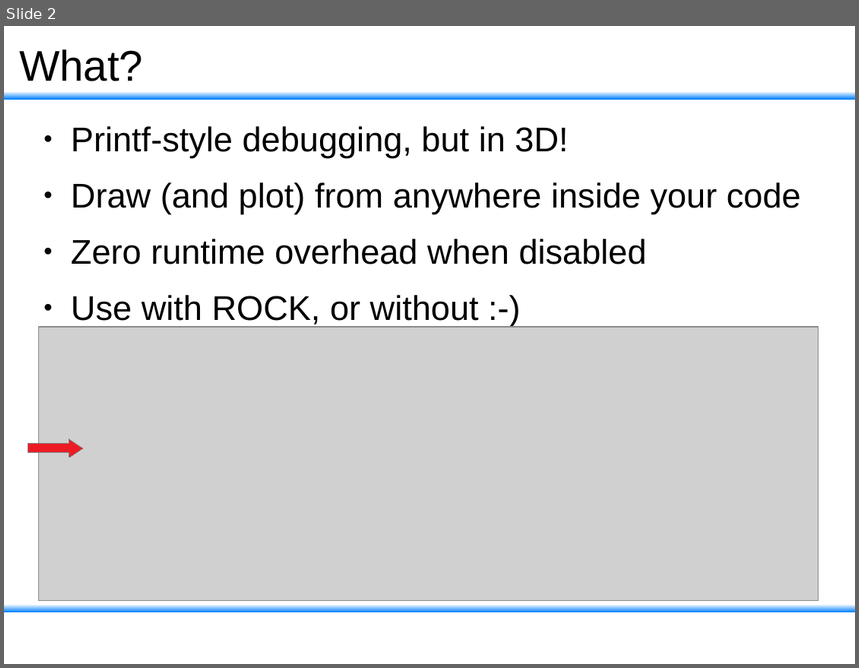
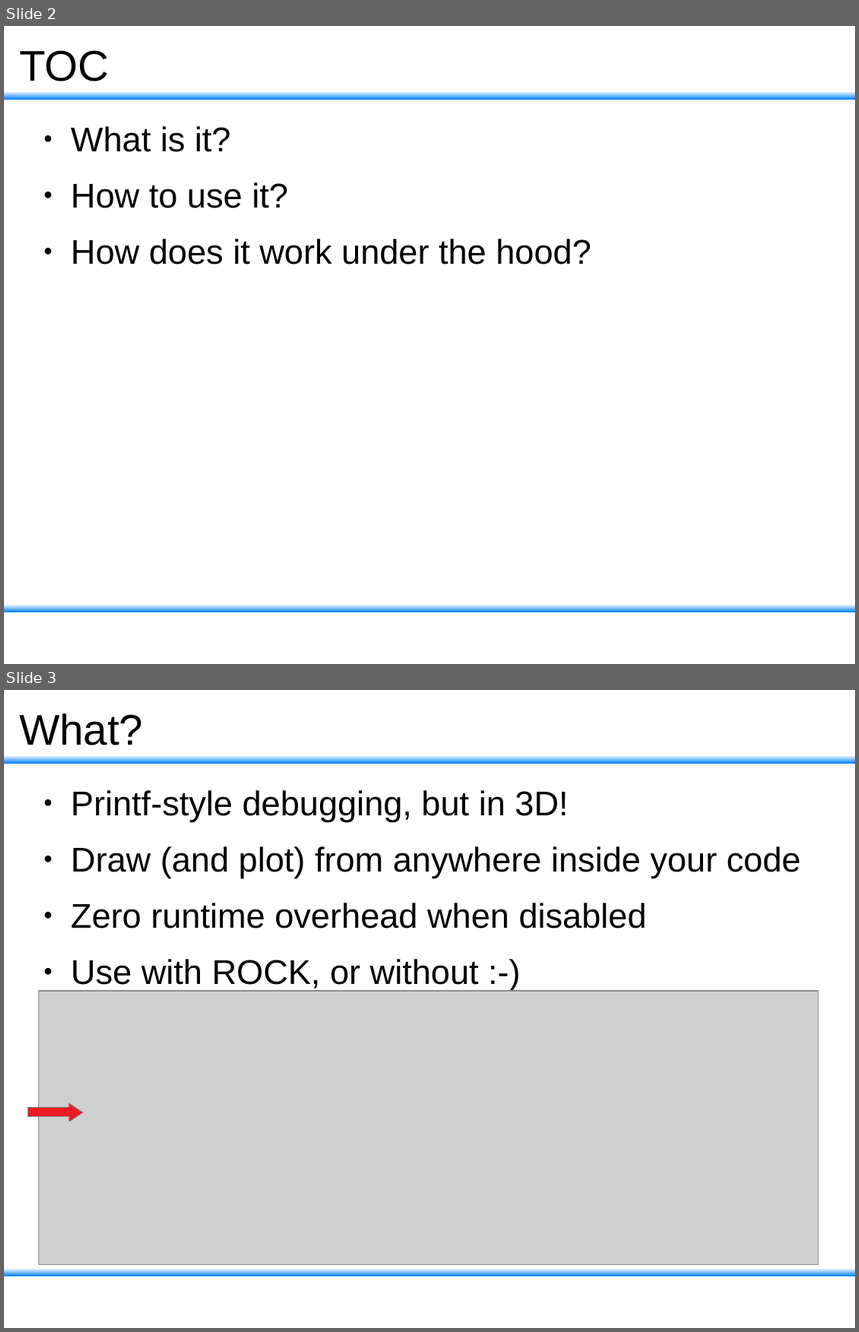
Before and after one commit to rock-gui/gui-vizkit3d_debug_drawings, a slide deck: doc/slides.odp. Shown one above the other, each under a label of ours: slide 2 before the commit, slides 2 and 3 after it. The pictures are 859x668 and 859x1332 pixels, drawn with LibreOffice and Linux fonts; fonts in the diff are those of the drawing; grey boxes stand for pictures; background and template pictures are left out. Boxes give left, top, right and bottom in pixels: in the first picture for what was removed or moved away, otherwise in the second. Text is boxed around its words. In the diff, an @@ line names an element or a change of style, - is before the commit and + after.

```diff
--- a/doc/slides.odp
+++ b/doc/slides.odp
@@ slide 2 added at [4, 26, 855, 664], background #FFFFFF; not listed: 2 template elements that a slide beside it also shows @@
@@ title added at [19, 50, 109, 81], 40 pt, text #000000 @@
+TOC
@@ text added at [71, 126, 591, 265], 32 pt, text #000000 @@
+● What is it?
+● How to use it?
+● How does it work under the hood?
@@ what was slide 2 is now slide 3 @@
```
Also in this commit, not shown: 6 other slides added, 1 slide removed.
